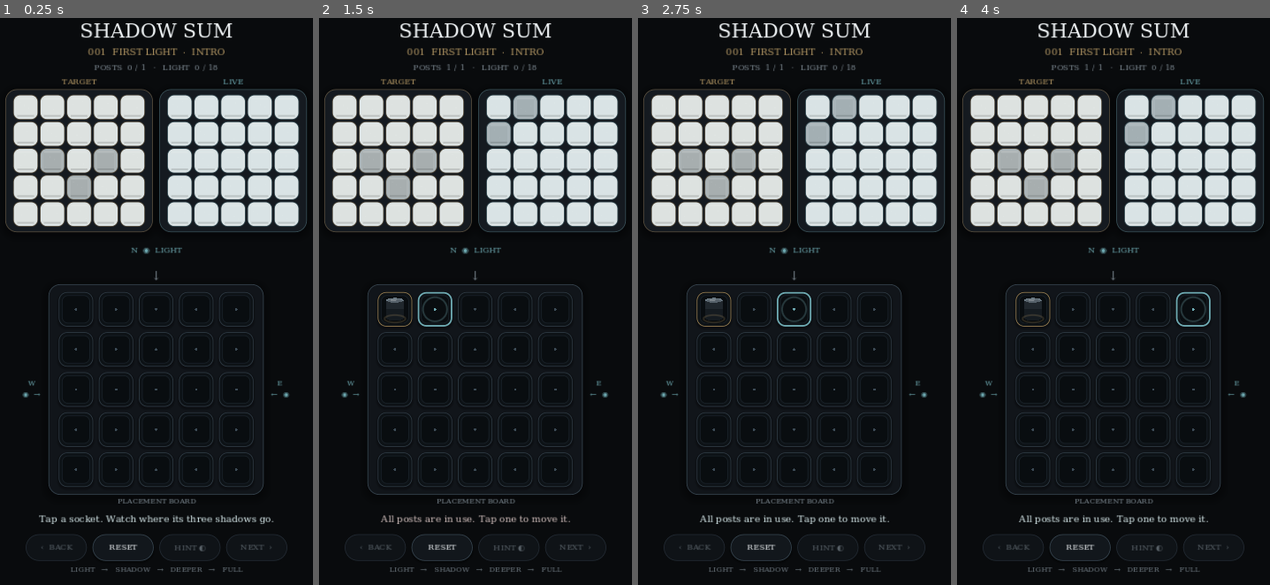
Above: before the commit, frames 1-4 (left to right).
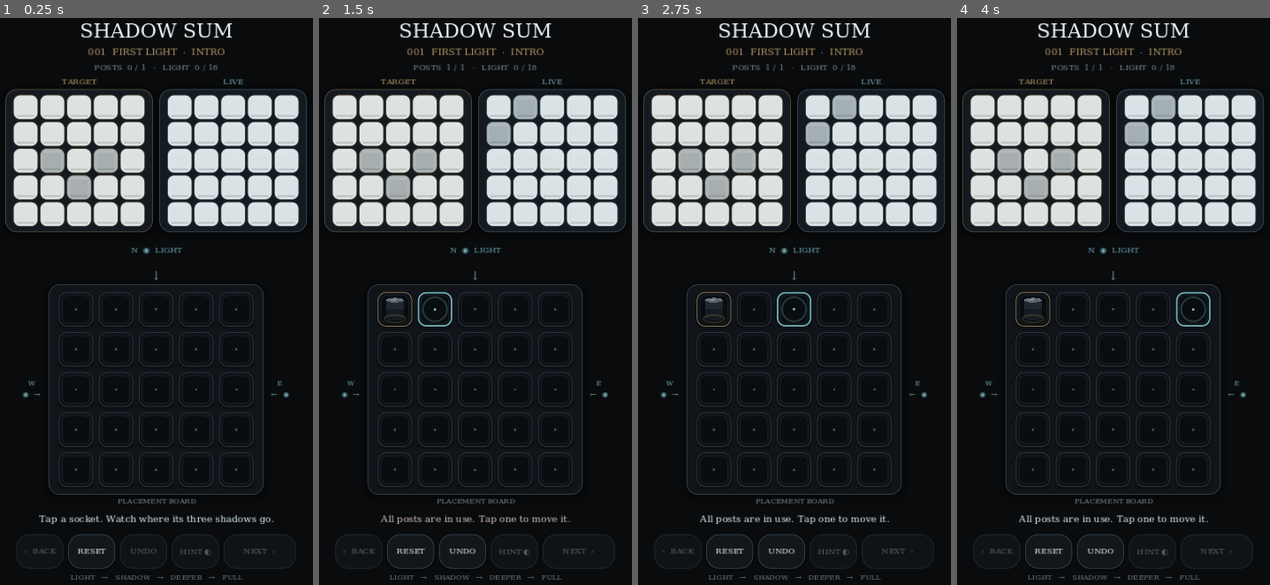
Above: after the commit, the same moments.

Repository: madowaku/shadow-sum
Game: Godot game, scene res://scenes/main.tscn
The game is run twice, just before and just after one commit, with the same random seed, the same clock (stepped at 60 frames per second) and the same inputs.
Inputs (mouse positions are in pixels of both pictures, inside the frame that each line leads up to):
- Up to frame 1 (0.25 s): no input
- Up to frame 2 (1.5 s): click (394, 307) at 0.52 s; click (434, 307) at 1.27 s
- Up to frame 3 (2.75 s): click (794, 307) at 2.02 s
- Up to frame 4 (4 s): click (1154, 307) at 2.77 s; click (1191, 307) at 3.52 s

The runs differ from the first frame. In frame 1, 0.9% of the frame differs, in the area x 5-95%, y 90-100%; in frame 2, 1.0%; in frame 3, 1.0%; in frame 4, 1.0%.

Commit message:
Add undo and validated current-puzzle resume

Diff:
--- a/scenes/main.tscn
+++ b/scenes/main.tscn
@@ -1,6 +1,6 @@
 [gd_scene format=3]
 
-[ext_resource type="Script" path="res://src/unknown_main.gd" id="1_o5qli"]
+[ext_resource type="Script" path="res://src/comfort_main.gd" id="1_o5qli"]
 
 [node name="Main" type="Control" unique_id=1518750008]
 layout_mode = 3
--- /dev/null
+++ b/src/comfort_main.gd
@@ -0,0 +1,175 @@
+extends "res://src/unknown_main.gd"
+
+# Player convenience only; rules, previews and clear progression stay upstream.
+var undo_button: Button
+var undo_history: Array = []
+var comfort_ready: bool = false
+const HISTORY_LIMIT: int = 100
+
+func _ready() -> void:
+	super._ready()
+	undo_button = Button.new()
+	undo_button.name = "UndoButton"
+	undo_button.text = "UNDO"
+	undo_button.pressed.connect(_undo_move)
+	var footer: HBoxContainer = reset_button.get_parent() as HBoxContainer
+	footer.add_child(undo_button)
+	footer.move_child(undo_button, reset_button.get_index() + 1)
+	_restore_session()
+	comfort_ready = true
+	_apply_responsive_layout()
+	_refresh_undo()
+
+func _apply_night_footer_skin() -> void:
+	super._apply_night_footer_skin()
+	if undo_button == null:
+		return
+	var footer: HBoxContainer = undo_button.get_parent() as HBoxContainer
+	footer.add_theme_constant_override("separation", 6 if compact_layout else 9)
+	for child: Node in footer.get_children():
+		if child is Button:
+			var button: Button = child as Button
+			button.custom_minimum_size = Vector2(60 if compact_layout else 104, 44)
+			if button == next_button and compact_layout:
+				button.custom_minimum_size.x = 92
+
+func _load_stage(index: int) -> void:
+	undo_history.clear()
+	super._load_stage(index)
+	_refresh_undo()
+	_save_session()
+
+func _toggle_post(r: int, c: int) -> void:
+	var before: Array = posts.duplicate(true)
+	super._toggle_post(r, c)
+	_record_move(before)
+
+func _finish_post_drag(index: int) -> bool:
+	var before: Array = posts.duplicate(true)
+	var moved: bool = super._finish_post_drag(index)
+	_record_move(before)
+	return moved
+
+func _reset_stage() -> void:
+	var before: Array = posts.duplicate(true)
+	var was_solved: bool = stage_solved
+	super._reset_stage()
+	if was_solved:
+		undo_history.clear()
+	else:
+		_record_move(before)
+	_refresh_undo()
+	_save_session()
+
+func _record_move(before: Array) -> void:
+	if before == posts:
+		return
+	if stage_solved:
+		undo_history.clear()
+	else:
+		undo_history.append(before)
+		if undo_history.size() > HISTORY_LIMIT:
+			undo_history.pop_front()
+	_refresh_undo()
+	_save_session()
+
+func _refresh_undo() -> void:
+	if undo_button != null:
+		undo_button.disabled = stage_solved or undo_history.is_empty()
+
+func _undo_move() -> void:
+	if stage_solved or undo_history.is_empty():
+		return
+	_cancel_unknown_intro(false)
+	whisper_serial += 1
+	for motion: Variant in hint_tweens:
+		if motion is Tween and motion.is_valid():
+			motion.kill()
+	_reset_hint_visuals()
+	_cancel_ink_presentation()
+	posts = undo_history.pop_back()
+	ink_immediate = false
+	_update_all()
+	_refresh_hint_button()
+	_refresh_undo()
+	_save_session()
+
+func _session_path() -> String:
+	# Follows test/profile overrides; never touches another profile's save.
+	return progress_path + ".session.json"
+
+func _clear_signature() -> String:
+	var ids: Array = completed_stage_ids.keys()
+	ids.sort()
+	return JSON.stringify(ids)
+
+func _stage_signature(index: int) -> String:
+	var stage: Dictionary = stages[index]
+	return JSON.stringify([stage["id"], stage["posts"], stage["clues"], stage["solution"]]).sha256_text()
+
+func _save_session() -> void:
+	if not comfort_ready or stages.is_empty():
+		return
+	var payload: Dictionary = {"version": 1, "clears": _clear_signature()}
+	if not stage_solved:
+		payload["stage_id"] = int(stages[stage_index]["id"])
+		payload["fingerprint"] = _stage_signature(stage_index)
+		payload["posts"] = posts
+	var temporary: String = _session_path() + ".tmp"
+	var file: FileAccess = FileAccess.open(temporary, FileAccess.WRITE)
+	if file == null:
+		push_warning("Could not save current puzzle")
+		return
+	file.store_string(JSON.stringify(payload))
+	file.flush()
+	var write_error: Error = file.get_error()
+	file.close()
+	if write_error != OK or DirAccess.rename_absolute(temporary, _session_path()) != OK:
+		push_warning("Could not replace current puzzle save")
+
+func _restore_session() -> void:
+	if not FileAccess.file_exists(_session_path()):
+		return
+	var file: FileAccess = FileAccess.open(_session_path(), FileAccess.READ)
+	if file == null:
+		return
+	var parser: JSON = JSON.new()
+	if parser.parse(file.get_as_text()) != OK:
+		return
+	var payload: Variant = parser.data
+	if not payload is Dictionary or payload.get("version") != 1 or payload.get("clears") != _clear_signature():
+		return
+	var saved_index: int = -1
+	for index: int in stages.size():
+		if payload.get("stage_id") == int(stages[index]["id"]):
+			saved_index = index
+			break
+	if saved_index < 0 or saved_index > _highest_unlocked_stage_index():
+		return
+	if payload.get("fingerprint") != _stage_signature(saved_index):
+		return
+	var board: Variant = payload.get("posts")
+	if not board is Array or board.size() != ShadowRules.BOARD_SIZE:
+		return
+	for row: Variant in board:
+		if not row is Array or row.size() != ShadowRules.BOARD_SIZE:
+			return
+		for value: Variant in row:
+			if not value is bool:
+				return
+	var count: int = ShadowRules.count_posts(board)
+	var required: int = int(stages[saved_index]["posts"])
+	if count > required:
+		return
+	if count == required and ShadowRules.matches_visible_clues(ShadowRules.compute_shadow(board), stages[saved_index]["clues"]):
+		return
+	if saved_index != stage_index:
+		_load_stage(saved_index)
+	_cancel_ink_presentation()
+	posts = board.duplicate(true)
+	_update_all()
+	ink_immediate = false
+
+func _notification(what: int) -> void:
+	if what == NOTIFICATION_APPLICATION_PAUSED or what == NOTIFICATION_APPLICATION_FOCUS_OUT:
+		_save_session()
--- /dev/null
+++ b/tools/comfort_smoke.gd
@@ -0,0 +1,194 @@
+extends SceneTree
+
+const Rules = preload("res://src/shadow_rules.gd")
+const SAVE: String = "user://comfort_smoke_progress.json"
+var failures: int = 0
+
+func _initialize() -> void:
+	call_deferred("_run")
+
+func check(ok: bool, message: String) -> void:
+	if not ok:
+		failures += 1
+		push_error("Comfort smoke: " + message)
+
+func _cleanup() -> void:
+	for path: String in [SAVE, SAVE + ".session.json", SAVE + ".session.json.tmp"]:
+		if FileAccess.file_exists(path):
+			DirAccess.remove_absolute(path)
+
+func _new(size: Vector2i = Vector2i(405, 900)) -> Node:
+	var viewport: SubViewport = SubViewport.new()
+	viewport.size = size
+	if not OS.get_environment("SHADOW_SUM_CAPTURE_DIR").is_empty():
+		viewport.render_target_update_mode = SubViewport.UPDATE_ALWAYS
+	root.add_child(viewport)
+	var scene: Node = (load("res://scenes/main.tscn") as PackedScene).instantiate()
+	scene.progress_path = SAVE
+	viewport.add_child(scene)
+	for _frame: int in 4:
+		await process_frame
+	return scene
+
+func _dispose(scene: Node) -> void:
+	for child: Node in scene.get_children():
+		if child is AudioStreamPlayer:
+			(child as AudioStreamPlayer).stop()
+	OS.delay_msec(100)
+	scene.get_parent().queue_free()
+	await process_frame
+
+func _write(payload: Variant) -> void:
+	var file: FileAccess = FileAccess.open(SAVE + ".session.json", FileAccess.WRITE)
+	file.store_string(JSON.stringify(payload))
+	file.close()
+
+func _run() -> void:
+	_cleanup()
+	var scene: Node = await _new()
+	check(scene.get_script().resource_path == "res://src/comfort_main.gd", "wrong root")
+	check(scene.undo_button.disabled, "fresh undo enabled")
+	var stages_before: Array = scene.stages.duplicate(true)
+	scene._toggle_post(0, 0)
+	check(scene.undo_history.size() == 1 and not scene.undo_button.disabled, "placement history")
+	var placed: Array = scene.posts.duplicate(true)
+	scene._toggle_post(0, 1)
+	check(scene.undo_history.size() == 1 and scene.posts == placed, "rejected placement added history")
+	scene._toggle_post(0, 0)
+	check(scene.undo_history.size() == 2, "removal history")
+	scene.undo_button.pressed.emit()
+	check(scene.posts == placed, "undo removal")
+	scene._begin_post_drag(0)
+	scene._set_drag_target(1)
+	var save_before: String = FileAccess.get_file_as_string(SAVE + ".session.json")
+	scene._notification(Node.NOTIFICATION_APPLICATION_PAUSED)
+	check(scene.posts == placed and scene.undo_history.size() == 1, "preview mutated committed state")
+	check(save_before == FileAccess.get_file_as_string(SAVE + ".session.json"), "pause persisted preview")
+	scene._finish_post_drag(-1)
+	check(scene.undo_history.size() == 1, "cancel added history")
+	scene._begin_post_drag(0)
+	scene._set_drag_target(1)
+	check(scene._finish_post_drag(1), "valid drop rejected")
+	check(scene.undo_history.size() == 2, "drag must be one history entry")
+	scene._undo_move()
+	check(scene.posts == placed, "undo drag")
+	scene._begin_post_drag(0)
+	scene._set_drag_target(1)
+	scene._undo_move()
+	check(not scene.drag_active and Rules.count_posts(scene.posts) == 0, "undo did not cancel preview")
+	await create_timer(0.3).timeout
+	for visual: Control in scene.live_glass_visuals:
+		check(is_zero_approx(visual.display_level), "old preview tween survived undo")
+	scene._toggle_post(0, 0)
+	scene.reset_button.pressed.emit()
+	check(Rules.count_posts(scene.posts) == 0, "reset failed")
+	scene._undo_move()
+	check(scene.posts == placed, "reset not undoable")
+	check(scene.completed_stage_ids.is_empty() and scene.stages == stages_before, "comfort changed puzzle/progress")
+	await _dispose(scene)
+	scene = await _new()
+	check(scene.stage_index == 0 and scene.posts == placed and not scene.stage_solved, "restart lost partial board")
+	check(scene.undo_history.is_empty(), "old session history retained")
+	check(scene.live_glass_visuals[1].display_level == 1.0, "restored material density")
+	scene._reset_stage()
+	await _dispose(scene)
+	scene = await _new()
+	check(Rules.count_posts(scene.posts) == 0, "reset did not persist")
+	scene._toggle_post(2, 2)
+	check(scene.stage_solved and scene.undo_button.disabled and scene.completed_stage_ids.has(1), "solve changed")
+	check(scene.next_button.disabled, "solve breath bypassed")
+	scene._undo_move()
+	check(scene.stage_solved, "undo rolled back clear")
+	await create_timer(0.5).timeout
+	check(not scene.next_button.disabled, "solve breath did not finish")
+	await _dispose(scene)
+	scene = await _new()
+	check(scene.stage_index == 1 and Rules.count_posts(scene.posts) == 0, "solved checkpoint overrode progress")
+	# Unlock Stage004 using normal solves.
+	scene._toggle_post(1, 1)
+	scene._toggle_post(2, 2)
+	scene._load_stage(2)
+	scene._toggle_post(0, 0)
+	scene._on_hint_pressed()
+	var consumed_hint: int = scene.whisper_index
+	scene._undo_move()
+	check(consumed_hint == 1 and scene.whisper_index == consumed_hint, "undo refunded a hint")
+	scene._toggle_post(1, 2)
+	scene._toggle_post(2, 1)
+	scene._toggle_post(2, 3)
+	scene._load_stage(3)
+	check(scene.undo_history.is_empty(), "stage change retained history")
+	scene._toggle_post(0, 0)
+	var stage_four_posts: Array = scene.posts.duplicate(true)
+	await _dispose(scene)
+	scene = await _new()
+	check(scene.stage_index == 3 and scene.posts == stage_four_posts, "Stage004 restart")
+	for index: int in 25:
+		if int(scene.stages[3]["clues"][int(index / 5.0)][index % 5]) < 0:
+			check(scene.clue_cells[index].get_child(0).text == "?" and scene.clue_glass_visuals[index].fog_amount == 1.0, "restore revealed unknown")
+	var hint_before: int = scene.whisper_index
+	scene._toggle_post(0, 1)
+	scene._undo_move()
+	check(scene.whisper_index == hint_before and not scene.unknown_intro_active, "undo changed hint usage or left intro running")
+	var valid: Dictionary = JSON.parse_string(FileAccess.get_file_as_string(SAVE + ".session.json"))
+	await _dispose(scene)
+	# Reject corrupt, stale, locked, oversized and already-solved snapshots.
+	var cases: Array = [[], {"version": 99}, valid.duplicate(true), valid.duplicate(true), valid.duplicate(true), valid.duplicate(true), valid.duplicate(true), valid.duplicate(true)]
+	cases[2]["posts"] = [[true]]
+	cases[3]["posts"][0][0] = "true"
+	cases[4]["fingerprint"] = "changed puzzle"
+	cases[5]["clears"] = "[]"
+	cases[6]["stage_id"] = 18
+	for row: Array in cases[7]["posts"]:
+		row.fill(true)
+	for payload: Variant in cases:
+		_write(payload)
+		scene = await _new()
+		check(scene.stage_index == 3 and Rules.count_posts(scene.posts) == 0, "invalid snapshot accepted")
+		check(scene.completed_stage_ids.size() == 3, "invalid snapshot changed clears")
+		await _dispose(scene)
+	var solved: Dictionary = valid.duplicate(true)
+	solved["posts"] = Rules.make_empty_posts()
+	var stage_data: Array = JSON.parse_string(FileAccess.get_file_as_string("res://data/stages_v0_1.json"))
+	for code: String in stage_data[3]["solution"]:
+		solved["posts"][int(code.substr(1)) - 1][code.unicode_at(0) - 65] = true
+	_write(solved)
+	scene = await _new()
+	check(not scene.stage_solved and scene.completed_stage_ids.size() == 3 and Rules.count_posts(scene.posts) == 0, "snapshot awarded a clear")
+	await _dispose(scene)
+	var broken_file: FileAccess = FileAccess.open(SAVE + ".session.json", FileAccess.WRITE)
+	broken_file.store_string("{truncated")
+	broken_file.close()
+	scene = await _new()
+	check(Rules.count_posts(scene.posts) == 0, "malformed JSON accepted")
+	await _dispose(scene)
+	_write(valid)
+	scene = await _new()
+	scene._reset_stage()
+	for code: String in scene.stages[3]["solution"]:
+		scene._toggle_post(int(code.substr(1)) - 1, code.unicode_at(0) - 65)
+	await create_timer(0.44).timeout
+	check(scene.stage_solved, "Stage004 no longer solves")
+	for index: int in 25:
+		if int(scene.stages[3]["clues"][int(index / 5.0)][index % 5]) < 0:
+			check(scene.clue_glass_visuals[index].fog_amount == 0.0, "solve reveal regressed")
+	await _dispose(scene)
+	for size: Vector2i in [Vector2i(405, 900), Vector2i(676, 900), Vector2i(720, 900)]:
+		scene = await _new(size)
+		var footer: HBoxContainer = scene.undo_button.get_parent()
+		var previous: Rect2 = Rect2()
+		for child: Node in footer.get_children():
+			var button: Button = child as Button
+			var bounds: Rect2 = button.get_global_rect()
+			check(Rect2(Vector2.ZERO, Vector2(size)).encloses(bounds), "footer out of bounds")
+			check(bounds.size.y >= 44.0 and bounds.size.x >= 48.0, "small footer hit target")
+			check(not previous.intersects(bounds), "overlapping footer")
+			previous = bounds
+		var capture: String = OS.get_environment("SHADOW_SUM_CAPTURE_DIR")
+		if not capture.is_empty() and DisplayServer.get_name() != "headless":
+			await RenderingServer.frame_post_draw
+			(scene.get_parent() as SubViewport).get_texture().get_image().save_png(capture.path_join("comfort_%d.png" % size.x))
+		await _dispose(scene)
+	_cleanup()
+	print("Comfort smoke: %d failures; undo, reset, preview isolation, restart, save validation, solve and layouts" % failures)
+	quit(1 if failures > 0 else 0)
--- a/tools/night_skin_smoke.gd
+++ b/tools/night_skin_smoke.gd
@@ -52,9 +52,15 @@
 		return
 
 	var footer := scene.next_button.get_parent() as HBoxContainer
-	if footer == null or footer.get_child_count() != 4:
-		_fail("night footer must preserve BACK / RESET / HINT / NEXT")
+	if footer == null or footer.get_child_count() != 5:
+		_fail("night footer must preserve BACK / RESET / UNDO / HINT / NEXT")
 		return
+
+	var expected: Array = [scene.back_button, scene.reset_button, scene.undo_button, scene.hint_button, scene.next_button]
+	for index: int in expected.size():
+		if footer.get_child(index) != expected[index]:
+			_fail("footer control order changed")
+			return
 
 	# Static skin must not touch puzzle state, even when a later material layer
 	# owns the actual Post/Socket drawing.
@@ -65,5 +71,5 @@
 		_fail("presentation skin mutated authoritative Posts")
 		return
 
-	print("Night skin smoke OK: tokens, glass states, typography and four-button footer survive later presentation layers")
+	print("Night skin smoke OK: tokens, glass states, typography and five-button footer survive later presentation layers")
 	quit(0)
--- a/tools/unknown_smoke.gd
+++ b/tools/unknown_smoke.gd
@@ -75,7 +75,10 @@
 
 func _sequence(size: Vector2i) -> void:
 	var scene: Node = await _new_scene(size)
-	check(scene.get_script().resource_path == "res://src/unknown_main.gd", "wrong main script")
+	var layer: Script = scene.get_script()
+	while layer != null and layer.resource_path != "res://src/unknown_main.gd":
+		layer = layer.get_base_script()
+	check(layer != null, "UNKNOWN layer missing from main inheritance")
 	for stage in 3:
 		scene._load_stage(stage)
 		await create_timer(0.15).timeout
Not shown, changed: .github/workflows/godot-smoke.yml
Not shown, changed: DESIGN.md
Not shown, added: docs/RELEASE_AND_COMFORT.md
